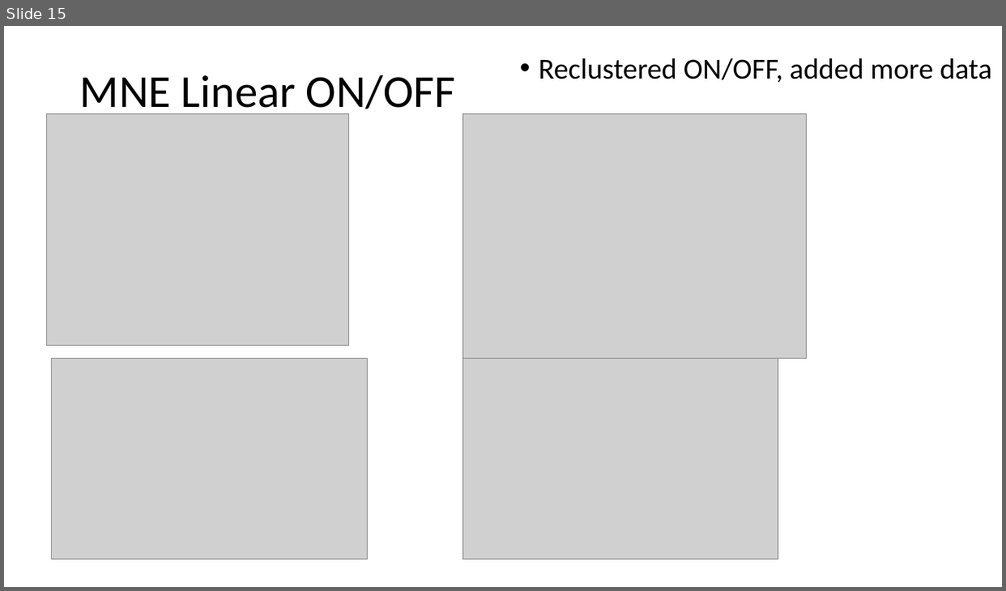
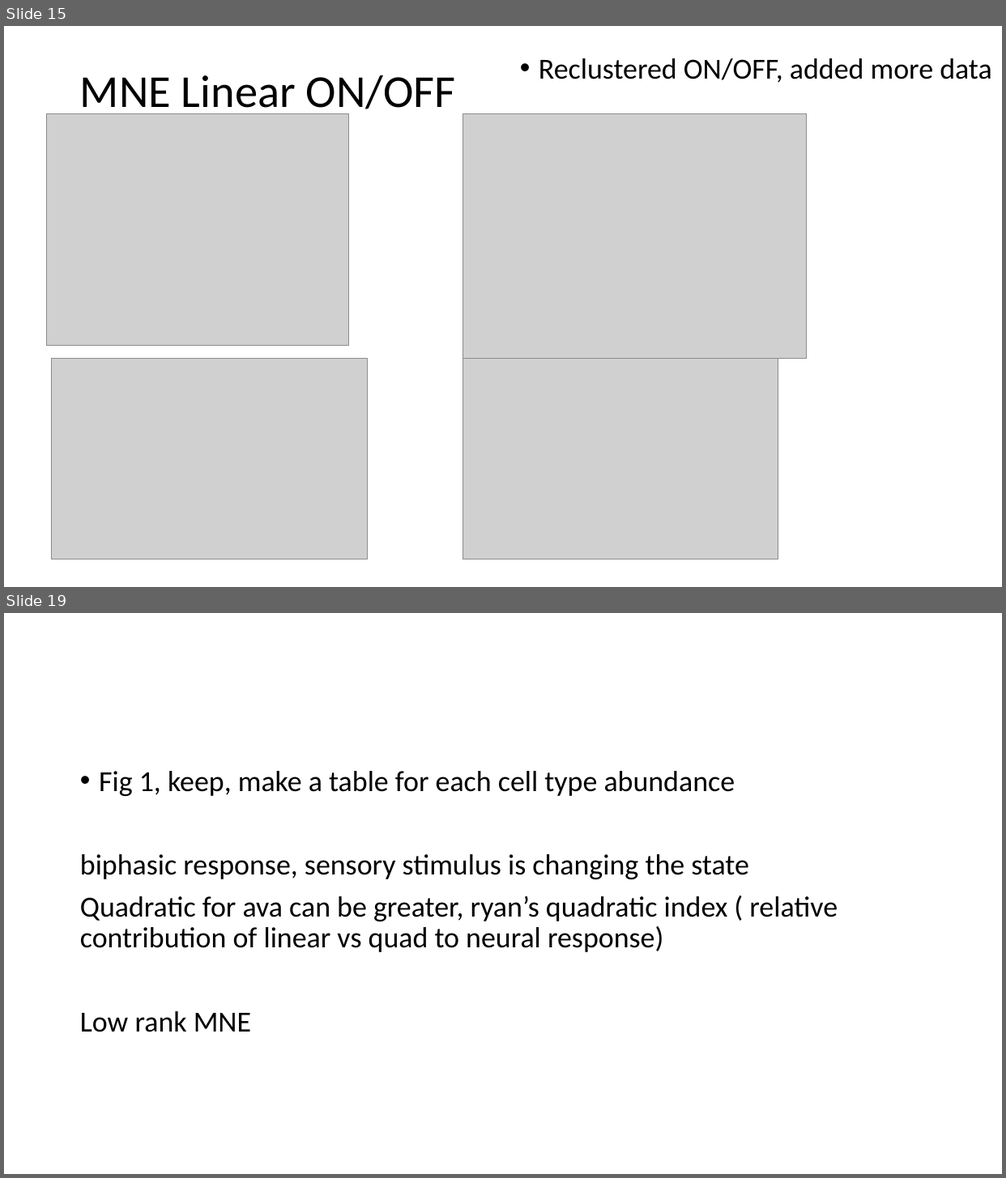
Before and after one commit to iulia-rusu/hyperbolic_sensory_stim, a slide deck: Documents/Powerpoints/Overview_HMDS_tan_MNE.pptx. Shown one above the other, each under a label of ours: slide 15 before the commit, slides 15 and 19 after it; the slides between them are not shown. The pictures are 1006x591 and 1006x1178 pixels, drawn with LibreOffice and Linux fonts; fonts in the diff are those of the drawing; grey boxes stand for pictures. Boxes give left, top, right and bottom in pixels: in the first picture for what was removed or moved away, otherwise in the second. Text is boxed around its words. In the diff, an @@ line names an element or a change of style, - is before the commit and + after.

```diff
--- a/Documents/Powerpoints/Overview_HMDS_tan_MNE.pptx
+++ b/Documents/Powerpoints/Overview_HMDS_tan_MNE.pptx
@@ slide 19 added at [4,613,1002,1174], background #FFFFFF @@
@@ text added at [80,771,837,1033], 28 pt, text #000000 @@
+• Fig 1, keep, make a table for each cell type abundance
+biphasic response, sensory stimulus is changing the state
+Quadratic for ava can be greater, ryan’s quadratic index ( relative contribution of linear vs quad to neural response)
+Low rank MNE
```
Also in this commit, not shown: 2 slides changed, 6 other slides added, 35 other files.
